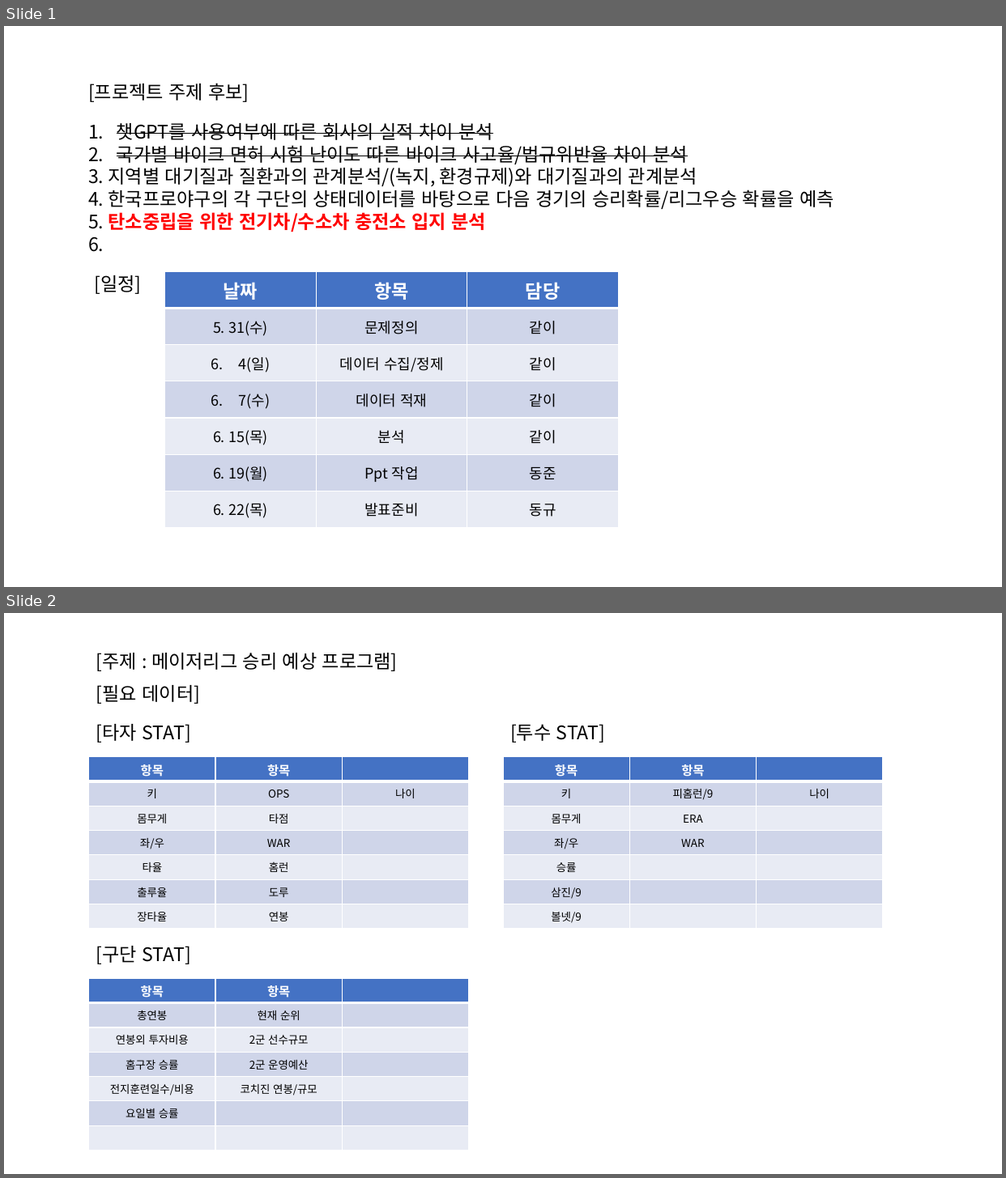
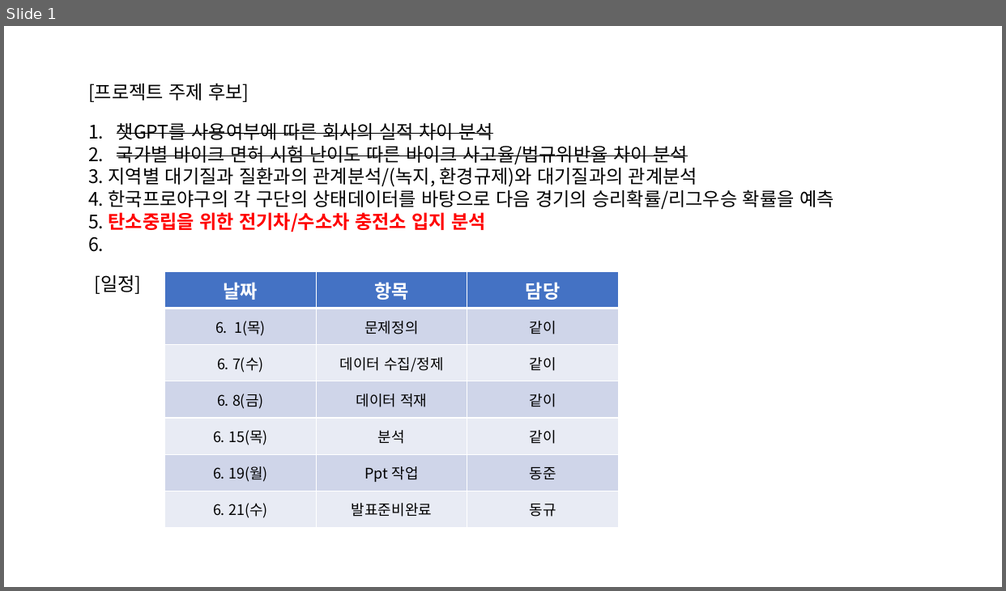
Before and after one commit to worldjohn/nb_team3, a slide deck: 프로젝트 계획.pptx. Shown one above the other, each under a label of ours: slides 1 and 2 before the commit, slide 1 after it. The pictures are 1006x1178 and 1006x591 pixels, drawn with LibreOffice and Linux fonts; fonts in the diff are those of the drawing. Boxes give left, top, right and bottom in pixels: in the first picture for what was removed or moved away, otherwise in the second. Text is boxed around its words. In the diff, an @@ line names an element or a change of style, - is before the commit and + after.

```diff
--- a/프로젝트 계획.pptx
+++ b/프로젝트 계획.pptx
@@ slide 2 removed at [4,613,1002,1174], background #FFFFFF @@
@@ text removed at [96,653,398,671] @@
-[주제 : 메이저리그 승리 예상 프로그램]
@@ text removed at [96,685,201,704] @@
-[필요 데이터]
@@ text removed at [96,724,191,743] @@
-[타자 STAT]
@@ text removed at [510,724,605,743] @@
-[투수 STAT]
@@ table removed at [88,756,468,929], 7 rows, 3 columns @@
-항목 | 항목 | 
-키 | OPS | 나이
-몸무게 | 타점 | 
-좌/우 | WAR | 
-타율 | 홈런 | 
-출루율 | 도루 | 
-장타율 | 연봉 | 
@@ table removed at [503,756,883,929], 7 rows, 3 columns @@
-항목 | 항목 | 
-키 | 피홈런/9 | 나이
-몸무게 | ERA | 
-좌/우 | WAR | 
-승률 |  | 
-삼진/9 |  | 
-볼넷/9 |  | 
@@ text removed at [96,946,191,965] @@
-[구단 STAT]
@@ table removed at [88,979,468,1152], 7 rows, 3 columns @@
-항목 | 항목 | 
-총연봉 | 현재 순위 | 
-연봉외 투자비용 | 2군 선수규모 | 
-홈구장 승률 | 2군 운영예산 | 
-전지훈련일수/비용 | 코치진 연봉/규모 | 
-요일별 승률 |  | 
- |  | 
@@ slide 1 changed as well @@
@@ table at [165,272,619,528] @@
-row 2, column 1: 5. 31(수)
+row 2, column 1: 6. 1(목)
-row 3, column 1: 4(일)
+row 3, column 1: 6. 7(수)
-row 4, column 1: 7(수)
+row 4, column 1: 6. 8(금)
-row 7, column 1: 6. 22(목)
+row 7, column 1: 6. 21(수)
-row 7, column 2: 발표준비
+row 7, column 2: 발표준비완료
```
Also in this commit, not shown: 1 other slide removed.
